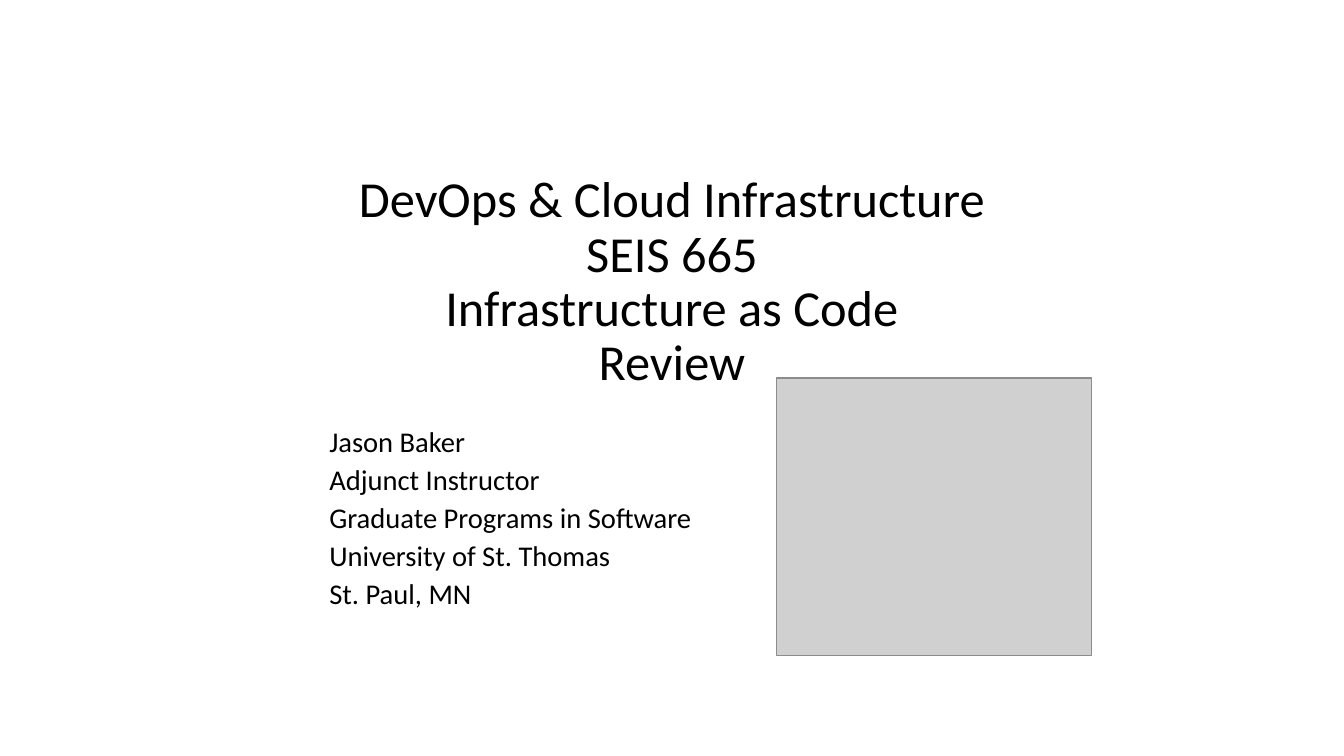
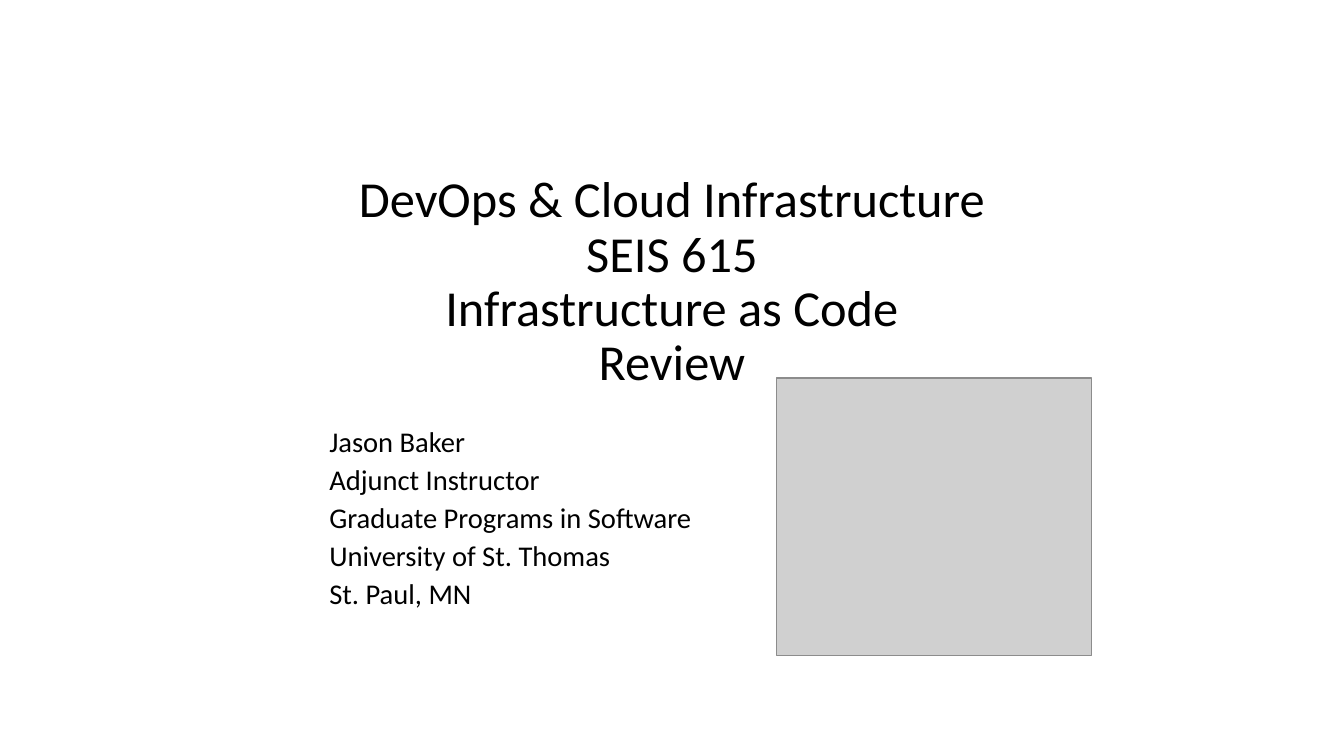
Before and after one commit to jasondbaker/infrastructure-class, a slide deck: slide 1 of review/lecture-review-week-8.pptx. Drawn at 1344x756 pixels with LibreOffice and Linux fonts; fonts in the diff are those of the drawing; grey boxes stand for pictures. Boxes give left, top, right and bottom in pixels: in the first picture for what was removed or moved away, otherwise in the second. Text is boxed around its words. In the diff, an @@ line names an element or a change of style, - is before the commit and + after.

```diff
--- a/review/lecture-review-week-8.pptx
+++ b/review/lecture-review-week-8.pptx
@@ title at box(359, 182, 984, 381): text changed @@
-DevOps & Cloud Infrastructure
-SEIS 665
-Infrastructure as Code
-Review
+DevOps & Cloud Infrastructure
+SEIS 615
+Infrastructure as Code
+Review
```
Also in this commit, not shown: 39 other files.
